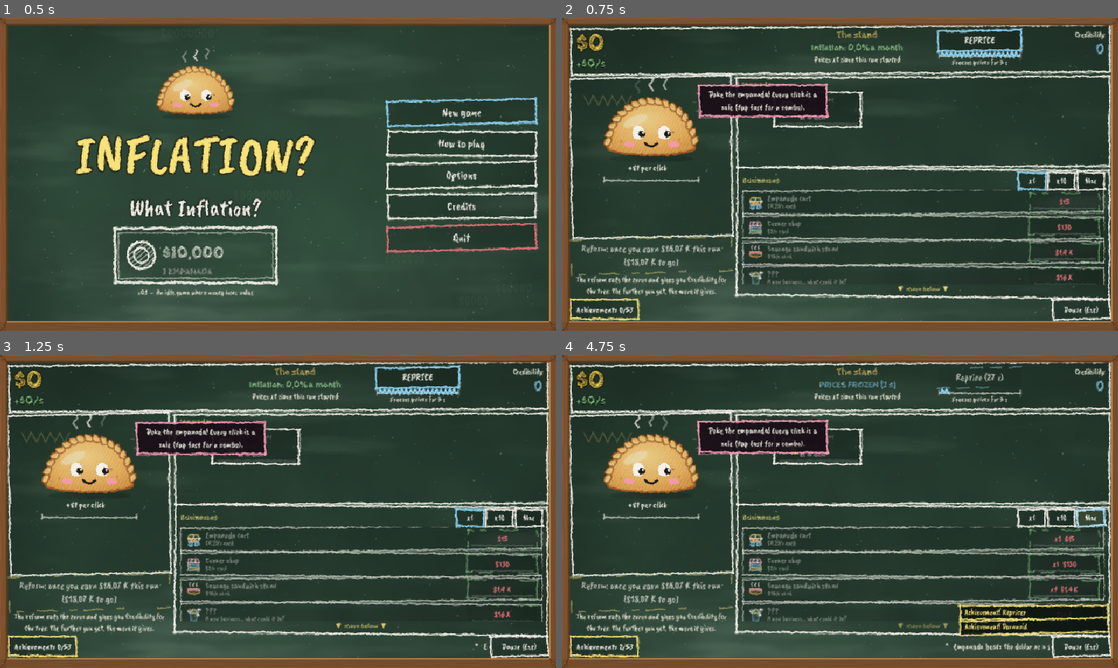
Above: before the commit, frames 1-4 (two rows, left to right).
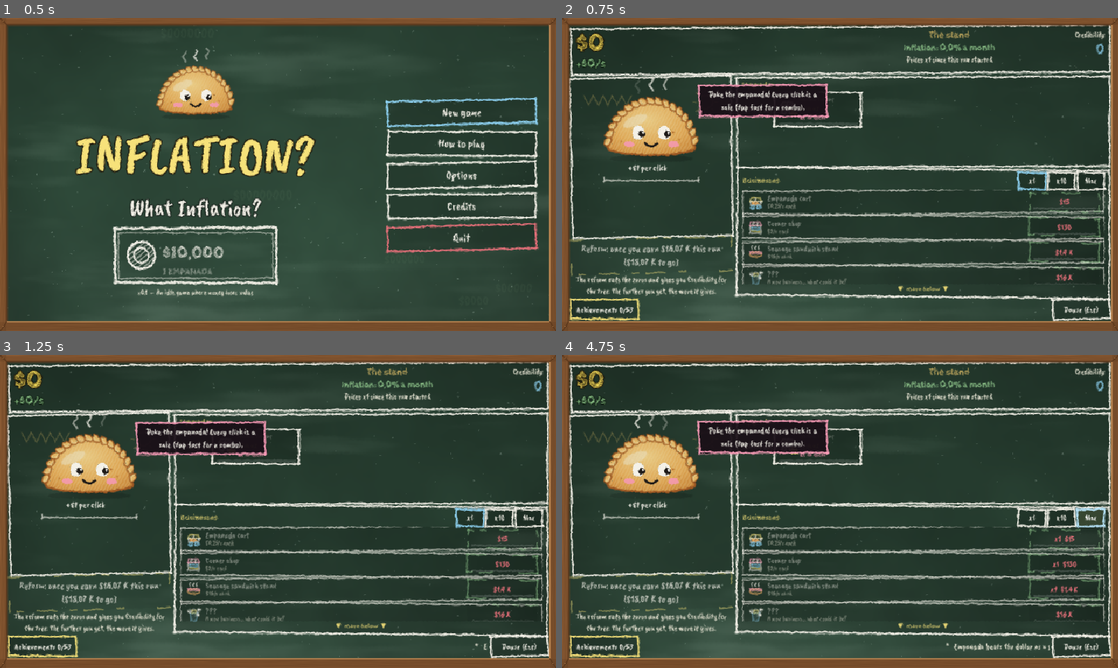
Above: after the commit, the same moments.

Repository: agusmoscato/INFLATION-What-Inflation-
Game: Godot game, scene res://scenes/Main.tscn
Two runs of this game, one before a commit and one after it. Both use one fixed random seed, a clock stepped at 60 frames per second and the inputs below.
Inputs (mouse positions are in pixels of both pictures, inside the frame that each line leads up to):
- Up to frame 1 (0.5 s): no input
- Up to frame 2 (0.75 s): click "New game" at 0.5 s
- Up to frame 3 (1.25 s): no input
- Up to frame 4 (4.75 s): click (979, 376) at 1.25 s, where only the run before the commit has a clickable "REPRICE"; click (817, 445) at 2.02 s; click "x1" at 2.75 s; click "x10" at 3.5 s; click "Max" at 4.25 s

Frame 1 is identical in both runs. In frame 2, 1.7% of the frame differs, in the area x 44-83%, y 3-16%; in frame 3, 1.7%; in frame 4, 4.1%, in the area x 10-99%, y 3-97%.

Commit message:
Pantalla más simple: lo que no se usa, oculto; como mucho 2 cosas laten a la vez; textos explicativos solo en las primeras 2 vueltas (punto 4)
- Ocultos (no deshabilitados) hasta desbloquearse: Álbum, Raspadita (también si todavía no se puede pagar), Remarcar (aparece cuando el tutorial lo presenta o desde la primera reforma), Árbol y Camino al final (desde la primera reforma).
- Como mucho 2 elementos laten o titilan a la vez, por prioridad: la nota del tutorial, el botón de reforma aconsejada, el aviso de "ya podés estabilizar", el botón del árbol, la mejor mejora comprable y el negocio comprable más barato. Lo demás comprable queda con el borde verde fijo; la flecha "hay más abajo" y el rojo de la hiperinflación ya no titilan.
- "Cuanto más lejos llegues…", "Cuando llegues a $X…" y "Congela los precios N s" solo en las primeras 2 vueltas.
- Tres bloques: empanada y reforma a la izquierda, mejoras arriba a la derecha y negocios abajo a la derecha.
- Test de layout: al empezar no se ve nada de eso; con todo comprable y la reforma aconsejada, laten como mucho 2 cosas.

Co-Authored-By: Claude Opus 5.5 <noreply@anthropic.com>

Diff:
--- a/scripts/ui/buy_glow.gd
+++ b/scripts/ui/buy_glow.gd
@@ -6,6 +6,7 @@
 ## No recibe el mouse ni cuenta para el QA de layout (es un adorno encima de la fila).
 
 var on: bool = false                  ## se puede comprar ya
+var pulse: bool = false               ## late (solo la fila elegida: como mucho 2 cosas laten a la vez)
 var progress: float = -1.0            ## 0..1 hacia el precio (-1: sin barrita)
 var bar_rect: Rect2 = Rect2()         ## dónde va la barrita (coordenadas locales), la calcula quien la usa
 var _t: float = 0.0
@@ -29,8 +30,14 @@
 		queue_redraw()
 
 
+func set_pulse(p: bool) -> void:
+	if p != pulse:
+		pulse = p
+		queue_redraw()
+
+
 func _process(delta: float) -> void:
-	if not on:
+	if not on or not pulse:
 		return
 	_t += delta
 	if _t - _spark_t > 1.4 + _rng.randf() * 0.8:
@@ -40,7 +47,9 @@
 
 
 func _draw() -> void:
-	if on:
+	if on and not pulse:
+		draw_static_border(self, Rect2(Vector2.ZERO, size))
+	elif on:
 		draw_pulse_border(self, Rect2(Vector2.ZERO, size), _t)
 		var k: float = (_t - _spark_t) / 0.5
 		if k >= 0.0 and k <= 1.0:
@@ -55,6 +64,11 @@
 	var a: float = 0.6 + 0.4 * sin(t * 5.0)
 	ci.draw_rect(r.grow(-2.0), Color(Chalk.GREEN, a), false, 4.0)
 	ci.draw_rect(r.grow(-6.0), Color(Chalk.GREEN, a * 0.25), false, 2.0)
+
+
+## Borde verde fijo (comprable, pero no es lo que late ahora).
+static func draw_static_border(ci: CanvasItem, r: Rect2) -> void:
+	ci.draw_rect(r.grow(-2.0), Color(Chalk.GREEN, 0.85), false, 3.0)
 
 
 ## Un punto del borde del rectángulo: f en 0..1 recorre el perímetro.
--- a/scripts/ui/game_screen.gd
+++ b/scripts/ui/game_screen.gd
@@ -101,6 +101,10 @@
 var _new_upg_t: float = 0.0
 var _pause: PauseMenu                  # menú de pausa abierto (el juego entero está frenado)
 var _debug: DebugMenu                  # menú de prueba (F10 con debug.txt)
+var _pulses: Array = []                # lo que late ahora (como mucho PULSE_MAX cosas a la vez)
+const PULSE_MAX: int = 2
+const EXPLAIN_RUNS: int = 2            ## los textos explicativos permanentes, solo en las primeras vueltas
+var remark_box: Control
 var _last_toast: float = -99.0
 
 
@@ -258,6 +262,7 @@
 	price_label = UIKit.label("", 15, UIKit.C_DIM, HORIZONTAL_ALIGNMENT_CENTER)
 	mid.add_child(price_label)
 	var rv: VBoxContainer = VBoxContainer.new()
+	remark_box = rv
 	rv.custom_minimum_size = Vector2(190, 0)
 	rv.add_theme_constant_override("separation", 2)
 	h.add_child(rv)
@@ -588,6 +593,7 @@
 	if Settings.quality < 2 and _fps_watch.update(Engine.get_frames_per_second(), delta):
 		_toast(tr("ui.fps_hint"), Chalk.PINK)
 	_refresh_all()
+	_update_pulses()
 	_update_juice(delta)
 	_update_ticker(delta)
 	_pump_toasts()
@@ -642,7 +648,9 @@
 	remark_btn.disabled = cd > 0.0
 	remark_btn.text = tr("ui.remark") if cd <= 0.0 else tr("ui.remark_cd") % int(ceil(cd))
 	remark_bar.value = 1.0 - cd / total
-	remark_line.text = tr("ui.remark.line") % int(round(float(m.mods["remark_freeze"]) + float(m.mods["album_remark"])))
+	remark_line.text = tr("ui.remark.line") % int(round(float(m.mods["remark_freeze"]) + float(m.mods["album_remark"]))) if m.reforms < EXPLAIN_RUNS else ""
+	# Remarcar aparece recién cuando hace falta (el tutorial lo presenta cuando sube la inflación) y queda desde ahí
+	remark_box.visible = m.reforms > 0 or m.remarks > 0 or m.tutorial_done or EconomyLogic.tutorial_step(m) == 2
 	cred_label.text = "%d" % m.credibility
 
 
@@ -705,6 +713,8 @@
 	elif EconomyLogic.reform_advised(m):
 		reform_hint.text = tr("ui.reform.advice")
 		reform_hint.add_theme_color_override("font_color", Chalk.YELLOW)
+	elif m.reforms >= EXPLAIN_RUNS:
+		reform_hint.text = ""            # la explicación permanente solo en las primeras vueltas
 	elif can:
 		reform_hint.text = tr("ui.reform.hint")
 	else:
@@ -775,7 +785,7 @@
 	# la fila de la flecha siempre ocupa su lugar (así la lista no salta); solo se ve si hay más abajo
 	var vb: VScrollBar = biz_scroll.get_v_scroll_bar()
 	var more: bool = vb.max_value - vb.page > float(biz_scroll.scroll_vertical) + 6.0
-	biz_more.modulate.a = (0.75 + 0.25 * sin(_clock * 4.0)) if more else 0.0
+	biz_more.modulate.a = 0.9 if more else 0.0
 	biz_more.mouse_filter = Control.MOUSE_FILTER_STOP if more else Control.MOUSE_FILTER_IGNORE
 
 
@@ -910,8 +920,10 @@
 	if can_n > 0:
 		nav_tree.text += "  ·  " + (tr("ui.nav.tree_can1") if can_n == 1 else tr("ui.nav.tree_can") % can_n)
 	var affordable: bool = can_n > 0
-	if affordable:
+	if affordable and _pulses.has("tree"):
 		nav_tree.modulate = Color(1, 1, 1).lerp(Chalk.YELLOW, 0.5 + 0.5 * sin(_clock * 5.0))
+	elif affordable:
+		nav_tree.modulate = Color(1, 1, 1).lerp(Chalk.YELLOW, 0.35)
 	else:
 		nav_tree.modulate = Color.WHITE
 	nav_tree.visible = m.reforms > 0 or m.credibility > 0 or not m.tree.is_empty()
@@ -920,8 +932,7 @@
 		road.refresh(m)
 	nav_album.visible = bool(m.mods["album"])
 	nav_album.text = tr("ui.nav.album") + (" (%d)" % m.free_packs_pending if m.free_packs_pending > 0 else "")
-	nav_scratch.visible = bool(m.mods["scratch"])
-	nav_scratch.disabled = GambleLogic.price(m).is_zero()
+	nav_scratch.visible = bool(m.mods["scratch"]) and not GambleLogic.price(m).is_zero()    # oculta (no deshabilitada) hasta que se puede usar
 	nav_ach.text = tr("ui.nav.ach") + " %d/%d" % [m.achievements.size(), GameData.achievements.size()]
 
 
@@ -1108,15 +1119,14 @@
 	var wall: float = EconomyLogic.wall_closeness(gm())
 	target = maxf(target, wall * 0.2)
 	empanada.sweat = wall
-	tint.color.a = target * (0.75 + 0.25 * sin(_clock * 5.0))
+	tint.color.a = target * 0.85       # fija (no titila: lo que late lo decide _update_pulses)
 	if _rate_shake > 0.0:
 		_rate_shake = maxf(0.0, _rate_shake - delta)
 		rate_label.pivot_offset = rate_label.size / 2.0
 		rate_label.rotation = randf_range(-0.04, 0.04) * (_rate_shake / 0.35) * Settings.fx_scale()
 	else:
 		rate_label.rotation = 0.0
-	var nudge: bool = EconomyLogic.reform_advised(gm())
-	if _reform_pulse > 0.0 or nudge:
+	if _pulses.has("reform"):
 		_reform_pulse = maxf(0.0, _reform_pulse - delta)
 		reform_btn.pivot_offset = reform_btn.size / 2.0
 		reform_btn.scale = Vector2.ONE * (1.0 + 0.05 * sin(_clock * 8.0))
@@ -1124,6 +1134,60 @@
 	else:
 		reform_btn.scale = Vector2.ONE
 		reform_btn.modulate = Color.WHITE
+
+
+## Como mucho 2 cosas laten o titilan a la vez, por prioridad: la nota del tutorial, el botón de reforma (cuando el juego
+## aconseja reformar), el aviso de "ya podés estabilizar la economía", el botón del árbol (si hay nodos para comprar),
+## la mejor mejora comprable y el negocio comprable más barato. Lo demás comprable queda con el borde verde fijo.
+func _update_pulses() -> void:
+	var m: GameModel = gm()
+	var cands: Array = []
+	if tutorial_note.visible:
+		cands.append("tut")
+	if _reform_pulse > 0.0 or EconomyLogic.reform_advised(m):
+		cands.append("reform")
+	if road.visible and bool(TreeLogic.road(m)["ready"]):
+		cands.append("road")
+	if nav_tree.visible and TreeLogic.any_affordable(m):
+		cands.append("tree")
+	var upg_pick: UpgradeIcon = null
+	for ic in _upg_icons:
+		var card: UpgradeIcon = ic
+		if is_instance_valid(card) and card.affordable and not card.locked:
+			upg_pick = card
+			break
+	if upg_pick != null:
+		cands.append("upg")
+	var biz_pick: BuyGlow = null
+	for r in biz_rows:
+		var gl: BuyGlow = r["glow"]
+		if gl.on and (r["row"] as Control).visible:
+			biz_pick = gl
+			break
+	if biz_pick != null:
+		cands.append("biz")
+	_pulses = cands.slice(0, PULSE_MAX)
+	for ic in _upg_icons:
+		if is_instance_valid(ic):
+			(ic as UpgradeIcon).set_pulse(ic == upg_pick and _pulses.has("upg"))
+	for r in biz_rows:
+		(r["glow"] as BuyGlow).set_pulse(r["glow"] == biz_pick and _pulses.has("biz"))
+	road.allow_pulse = _pulses.has("road")
+
+
+## Para el QA: cuántas cosas laten ahora.
+func pulsing_count() -> int:
+	var n: int = 0
+	for ic in _upg_icons:
+		if is_instance_valid(ic) and (ic as UpgradeIcon).pulse and (ic as UpgradeIcon).affordable:
+			n += 1
+	for r in biz_rows:
+		if (r["glow"] as BuyGlow).pulse and (r["glow"] as BuyGlow).on:
+			n += 1
+	for k in ["tut", "reform", "road", "tree"]:
+		if _pulses.has(k):
+			n += 1
+	return n
 
 
 func _shake(amp: float, duration: float) -> void:
--- a/scripts/ui/road_view.gd
+++ b/scripts/ui/road_view.gd
@@ -18,6 +18,7 @@
 var _t: float = 0.0
 var _compact_text: String = ""
 var _ready_now: bool = false          # los 6 sellos y falta el centro (el aviso late)
+var allow_pulse: bool = true          ## la pantalla decide si puede latir (como mucho 2 cosas a la vez)
 var _owned: Array = []
 const LINE_H: float = 24.0
 const MEDAL: float = 18.0
@@ -75,7 +76,7 @@
 
 func _process(delta: float) -> void:
 	_t += delta
-	if not full and _compact_text != "" and _ready_now:
+	if not full and _compact_text != "" and _ready_now and allow_pulse:
 		queue_redraw()          # el aviso late
 
 
@@ -164,7 +165,7 @@
 	if fs < 0:
 		fs = 11
 	var col2: Color = Chalk.WHITE
-	if _ready_now:
+	if _ready_now and allow_pulse:
 		col2 = Chalk.WHITE.lerp(Chalk.YELLOW, 0.5 + 0.5 * sin(_t * 5.0))
 	var font: Font = UpgradeIcon._fonts()[1]
 	draw_string(font, Vector2(x0, y + float(fs) * 0.35), _compact_text, HORIZONTAL_ALIGNMENT_LEFT, -1, fs, col2)
--- a/scripts/ui/upgrade_icon.gd
+++ b/scripts/ui/upgrade_icon.gd
@@ -24,6 +24,7 @@
 var _t: float = 0.0
 var _spark_t: float = -9.0
 var _spark_at: float = 0.0
+var pulse: bool = false              ## late (solo la que elige la pantalla: como mucho 2 cosas laten a la vez)
 
 
 func _init(u: Dictionary = {}, is_locked: bool = false) -> void:
@@ -38,7 +39,7 @@
 
 func _process(delta: float) -> void:
 	_t += delta
-	if affordable and not locked:
+	if affordable and not locked and pulse:
 		if _t - _spark_t > 1.3 + fmod(float(get_instance_id() % 97) * 0.013 + _t * 0.37, 0.8):
 			_spark_t = _t
 			_spark_at = fmod(_t * 0.618 + float(get_instance_id() % 13) * 0.1, 1.0)
@@ -61,6 +62,12 @@
 	if text != cond_text or absf(prog - cond_progress) > 0.005:
 		cond_text = text
 		cond_progress = prog
+		queue_redraw()
+
+
+func set_pulse(p: bool) -> void:
+	if p != pulse:
+		pulse = p
 		queue_redraw()
 
 
@@ -165,12 +172,15 @@
 		for i in range(0, int(r.size.x), 10):
 			draw_line(r.position + Vector2(i, 0), r.position + Vector2(mini(i + 5, int(r.size.x)), 0), Color(Chalk.WHITE, 0.18), 1.5)
 			draw_line(Vector2(r.position.x + i, r.end.y), Vector2(r.position.x + mini(i + 5, int(r.size.x)), r.end.y), Color(Chalk.WHITE, 0.18), 1.5)
-	# te alcanza: borde grueso verde que late y una chispa de tiza cada tanto
+	# te alcanza: borde grueso verde (fijo); si es la elegida para latir, late y tira una chispa de tiza cada tanto
 	if affordable and not locked:
-		BuyGlow.draw_pulse_border(self, Rect2(Vector2.ZERO, size), _t)
-		var k: float = (_t - _spark_t) / 0.5
-		if k >= 0.0 and k <= 1.0:
-			BuyGlow.draw_spark(self, BuyGlow.border_point(Rect2(Vector2.ZERO, size), _spark_at), k)
+		if pulse:
+			BuyGlow.draw_pulse_border(self, Rect2(Vector2.ZERO, size), _t)
+			var k: float = (_t - _spark_t) / 0.5
+			if k >= 0.0 and k <= 1.0:
+				BuyGlow.draw_spark(self, BuyGlow.border_point(Rect2(Vector2.ZERO, size), _spark_at), k)
+		else:
+			BuyGlow.draw_static_border(self, Rect2(Vector2.ZERO, size))
 
 
 static func _fonts() -> Array:
--- a/tests/layout_ui.gd
+++ b/tests/layout_ui.gd
@@ -68,6 +68,10 @@
 		m.tutorial_done = true
 		var tag: String = "%dx%d" % [ws.x, ws.y]
 		var ref: Array = _measure(g)
+		# al empezar, lo que todavía no se usa está oculto (no deshabilitado)
+		for pair in [["Álbum", g.nav_album], ["Raspadita", g.nav_scratch], ["Remarcar", g.remark_box], ["Camino al final", g.road], ["Árbol", g.nav_tree]]:
+			if (pair[1] as Control).visible:
+				failures.append("[%s] al empezar se ve %s (tiene que aparecer recién al desbloquearse)" % [tag, pair[0]])
 		sizes_seen[tag] = ref[1]
 		var cases: Array = [
 			["con la línea del camino al final", func() -> void:
@@ -105,6 +109,15 @@
 				failures.append("[%s] LA EMPANADA SE MOVIÓ O CAMBIÓ DE TAMAÑO con %s: %s %s (antes %s %s)" % [tag, c[0], str(got[0]), str(got[1]), str(ref[0]), str(ref[1])])
 			if g.empanada.scale != Vector2.ONE or g.empanada.rotation != 0.0:
 				failures.append("[%s] el control de la empanada tiene escala %s / rotación %f con %s (el squash tiene que ser solo visual)" % [tag, str(g.empanada.scale), g.empanada.rotation, c[0]])
+		# como mucho 2 cosas laten a la vez (aunque haya mucho comprable, reforma aconsejada y nodos para comprar)
+		m.money = BigNumber.from_string("1e40")
+		m.credibility = 5000
+		m.reforms = maxi(m.reforms, 1)
+		m.stuck_t = 99.0
+		await _frames(4)
+		if g.pulsing_count() > 2:
+			failures.append("[%s] laten %d cosas a la vez (máximo 2): %s" % [tag, g.pulsing_count(), str(g._pulses)])
+		m.stuck_t = 0.0
 		# la línea del camino al final entra con cualquier sello próximo, en los dos idiomas
 		m.won = false
 		m.reforms = maxi(m.reforms, 1)
